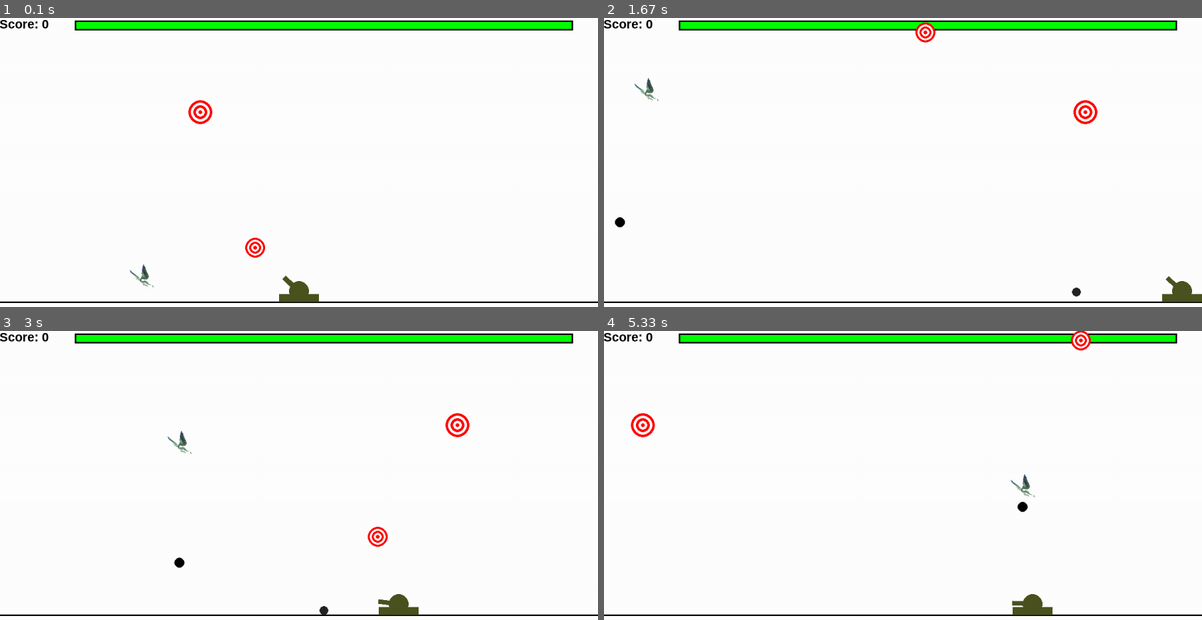
Above: before the commit, frames 1-4 (two rows, left to right).
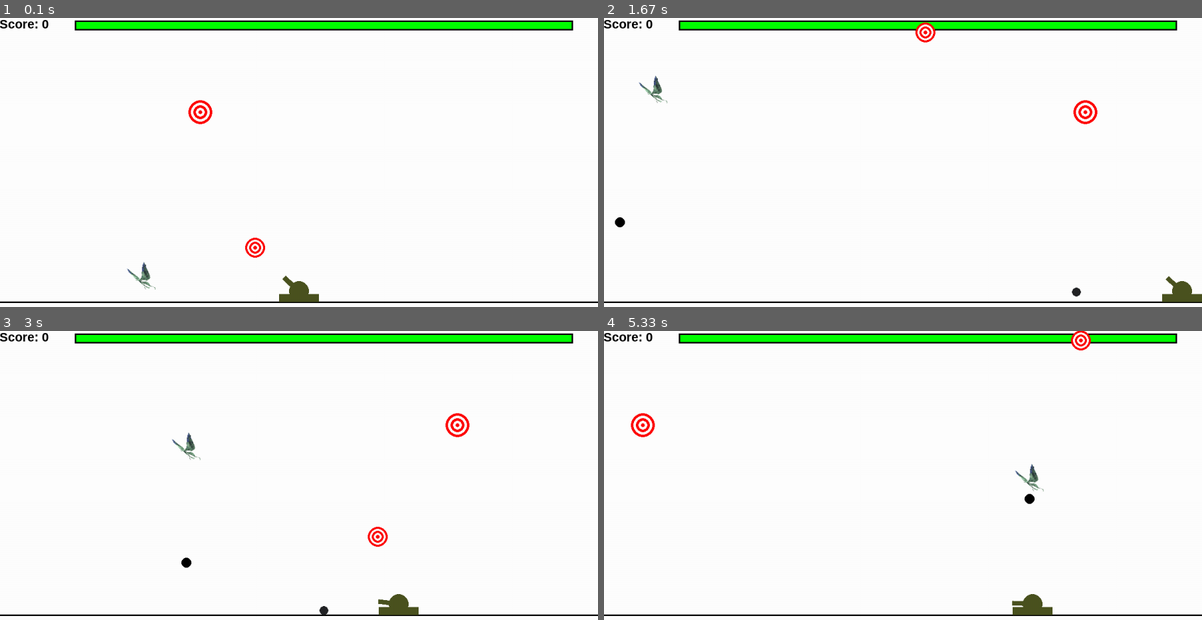
Above: after the commit, the same moments.

Repository: gnorayr/infa_2020_Gevorgyan
Game: pygame game, started from Lab 8 Cannon/Zibil.py
Same seed, same stepped clock (60 frames per second), same inputs: the game is played once before the commit and once after it.
Inputs (mouse positions are in pixels of both pictures, inside the frame that each line leads up to):
- Up to frame 1 (0.1 s): no input
- Up to frame 2 (1.67 s): press the mouse at (1094, 159) at 0.37 s; move the mouse to (998, 174) at 0.47 s; release the mouse at (908, 185) at 0.6 s; hold Right 0.67-1.13 s; click (879, 84) at 0.75 s; hold D 1.17-1.63 s; click (956, 90) at 1.25 s
- Up to frame 3 (3 s): hold Left 1.67-2.2 s; click (221, 501) at 1.75 s; hold A 2.23-2.63 s; click (454, 527) at 2.32 s; hold Right from 2.67 s (still down); click (245, 585) at 2.75 s
- Up to frame 4 (5.33 s): release Right at 3.3 s; hold A 3.33-3.8 s; click (867, 495) at 3.42 s; hold Right 3.83-4.3 s; click (723, 380) at 3.92 s; hold D 4.33-4.8 s; click (867, 452) at 4.42 s; hold Left from 4.83 s (still down); click (759, 593) at 4.92 s

The runs differ from the first frame. In frame 1, 0.1% of the frame differs, in the area x 21-26%, y 84-95%; in frame 2, 0.2%; in frame 3, 0.3%; in frame 4, 0.3%, in the area x 68-74%, y 45-63%.

Commit message:
bugs fixed

Diff:
--- a/Lab 8 Cannon/Zibil.py
+++ b/Lab 8 Cannon/Zibil.py
@@ -7,88 +7,40 @@
 from my_colors import *
 
 pygame.init()
+
 FPS = 60
-screen_x, screen_y = 1200, 600
-screen = pygame.display.set_mode((screen_x, screen_y))
+SCREEN_X, SCREEN_Y = 1200, 600
+screen = pygame.display.set_mode((SCREEN_X, SCREEN_Y))
 
 
 def score_count():
     font = pygame.font.SysFont('arial', 25, True)
     text_1 = font.render("Score: {}".format(score), True, BLACK)
-    screen.blit(text_1, text_1.get_rect(center=(screen_x // 25, screen_y // 50)))
-
-
-class Time:
-    def __init__(self, lap):
+    screen.blit(text_1, text_1.get_rect(center=(SCREEN_X // 25, SCREEN_Y // 50)))
+
+
+class Timer:
+    def __init__(self, lap=1000):
         self.lap = lap
         self.start_time = pygame.time.get_ticks()
 
-    def passed(self):
+    def time_passed(self):
         return pygame.time.get_ticks() > self.start_time + self.lap
 
-    def new_lap(self):
+    def waits(self):
         self.start_time = pygame.time.get_ticks()
 
 
 class Ground:
-    def __init__(self, y=19 * screen_y // 20):
+    def __init__(self, y=19 * SCREEN_Y // 20):
         self.y = y
 
     def draw(self):
-        line(screen, BLACK, (0, self.y), (screen_x, self.y), 3)
-
-
-class Bullet:
-    def __init__(self, x, y, v, r, angle):
-        self.angel = angle
-        self.color = GREY
-        self.x = x
-        self.y = y
-        self.v = v
-        self.vx = v * cos(self.angel)
-        self.vy = v * sin(self.angel)
-        self.r = r
-        self.g = 0.4
-
-    def disappears(self):
-        return self.vx ** 2 + self.vy ** 2 < cannon.start_side / 12 and self.y > ground.y - 20 or \
-               self.y < - 0.3 * screen_y
-
-    def draw(self):
-        circle(screen, self.color, (self.x, self.y), self.r)
-
-    def move(self):
-        self.x += self.vx
-        self.y += self.vy
-        self.vy += self.g
-
-        if self.x + self.r > screen_x:
-            self.vx = -self.vx / 2
-            self.vy = self.vy * 0.8
-            self.x = screen_x - self.r
-        if self.x - self.r < 0:
-            self.vx = -self.vx / 2
-            self.vy = self.vy * 0.8
-            self.x = self.r
-        if self.y + self.r > ground.y:
-            self.vy = -self.vy / 2
-            self.vx = self.vx * 0.8
-            self.y = ground.y - self.r
-
-
-class Bomb(Bullet):
-    def __init__(self, x, y, r, vx, vy):
-        super().__init__(x, y, 0, r, 0)
-        self.vx = vx
-        self.vy = vy
-        self.color = BLACK
-
-    def disappears(self):
-        return self.y >= ground.y - self.r - self.vy
+        line(screen, BLACK, (0, self.y), (SCREEN_X, self.y), 3)
 
 
 class Cannon:
-    def __init__(self, start_side, y, x=screen_x / 2, color=ARMY, width=9):
+    def __init__(self, start_side, y, x=SCREEN_X / 2, color=ARMY, width=9):
         self.color = color
         self.start_side = start_side
         self.side = start_side
@@ -137,12 +89,12 @@
 
     def move(self):
         key = pygame.key.get_pressed()
-        if (key[pygame.K_RIGHT] or key[pygame.K_d]) and self.x + 2 * self.r < screen_x:
+        if (key[pygame.K_RIGHT] or key[pygame.K_d]) and self.x + 2 * self.r < SCREEN_X:
             self.x += self.v
         if (key[pygame.K_LEFT] or key[pygame.K_a]) and self.x - 2 * self.r > 0:
             self.x -= self.v
 
-    def is_touching(self, other: Bullet):
+    def is_touching(self, other):
         dist = ((self.x - other.x) ** 2 + (self.y + self.r - other.y) ** 2) ** 0.5
         return dist <= 2 * self.r + other.r
 
@@ -153,8 +105,63 @@
         return self.health <= 0
 
 
+class Ammunition:
+    def __init__(self, color, x, y, r, vx, vy):
+        self.color = color
+        self.x = x
+        self.y = y
+        self.r = r
+        self.vx = vx
+        self.vy = vy
+        self.g = 0.4
+
+    def draw(self):
+        circle(screen, self.color, (self.x, self.y), self.r)
+
+    def move(self):
+        self.x += self.vx
+        self.y += self.vy
+        self.vy += self.g
+
+        if self.x + self.r > SCREEN_X:
+            self.vx = -self.vx / 2
+            self.vy = self.vy * 0.8
+            self.x = SCREEN_X - self.r
+        if self.x - self.r < 0:
+            self.vx = -self.vx / 2
+            self.vy = self.vy * 0.8
+            self.x = self.r
+        if self.y + self.r > ground.y:
+            self.vy = -self.vy / 2
+            self.vx = self.vx * 0.8
+            self.y = ground.y - self.r
+
+
+class Bullet(Ammunition):
+    def __init__(self, other, r, angle):
+        self.v = 1.3 * (other.side - other.start_side)
+        super().__init__(GREY,
+                         other.x + other.side * cos(other.angle),
+                         other.y + other.side * sin(other.angle),
+                         r,
+                         self.v * cos(angle),
+                         self.v * sin(angle))
+
+    def disappears(self):
+        return self.vx ** 2 + self.vy ** 2 < cannon.start_side / 12 and self.y > ground.y - 20 or \
+               self.y < - 0.3 * SCREEN_Y
+
+
+class Bomb(Ammunition):
+    def __init__(self, other, r):
+        super().__init__(BLACK, other.x, other.y, r, other.vx, other.vy)
+
+    def disappears(self):
+        return self.y >= ground.y - self.r - self.vy
+
+
 class Target:
-    def __init__(self, bottom=screen_y, top=0, left=0, right=screen_x):
+    def __init__(self, bottom=SCREEN_Y, top=0, left=0, right=SCREEN_X):
         self.color = RED
         self.r = ran(20, 25)
         self.right = right
@@ -192,9 +199,10 @@
         return dist <= self.r + other.r
 
 
-class Butterfly(Target):
+class Butterfly(Target, Timer):
     def __init__(self):
-        super().__init__(bottom=ground.y)
+        Target.__init__(self, bottom=ground.y)
+        Timer.__init__(self)
         self.r = ran(25, 35)
         self.v = self.r / 2
 
@@ -219,7 +227,7 @@
 targets = [Target(ground.y) for i in range(2)]
 bullets = []
 bombs = []
-butterflies = [(Butterfly(), Time(1000))]
+butterflies = [Butterfly()]
 while not finished:
     clock.tick(FPS)
     ground.draw()
@@ -231,7 +239,7 @@
 
     butterfly_number = score // 5 + 1
     if len(butterflies) < butterfly_number:
-        butterflies.append((Butterfly(), Time(1000)))
+        butterflies.append(Butterfly())
 
     if cannon.is_dead():
         finished = True
@@ -247,7 +255,7 @@
         bomb.draw()
     for bomb in bombs:
         if cannon.is_touching(bomb):
-            cannon.health -= 10
+            cannon.health -= cannon.max_health / 5
             bombs.remove(bomb)
     for target in targets:
         target.move()
@@ -260,20 +268,23 @@
                 bullets.remove(bullet)
                 score += 1
                 if cannon.health_is_not_full():
-                    cannon.health += 1
-
-    for butterfly, time in butterflies:
+                    cannon.health += cannon.max_health / 50
+
+    for butterfly in butterflies:
         butterfly.move()
         butterfly.draw()
-        if time.passed():
-            time.new_lap()
-            bombs.append(Bomb(butterfly.x, butterfly.y, 10, butterfly.vx, butterfly.vy))
+        if butterfly.time_passed():
+            bombs.append(Bomb(butterfly, 10))
+            butterfly.waits()
     for bullet in bullets:
-        for butterfly, time in butterflies:
+        for butterfly in butterflies:
             if butterfly.is_touching(bullet):
-                butterflies.remove((butterfly, time))
-                butterflies.append((Butterfly(), Time(1000)))
-                bullets.remove(bullet)
+                butterflies.remove(butterfly)
+                butterflies.append(Butterfly())
+                try:
+                    bullets.remove(bullet)
+                except:
+                    print("Congratulations you hit two targets with one shot!!!")
                 score += 1
                 if cannon.health_is_not_full():
                     cannon.health += 1
@@ -285,15 +296,10 @@
             bullet_type_1 = not bullet_type_1
         elif event.type == pygame.MOUSEBUTTONUP and event.button == 1:
             if bullet_type_1:
-                bullets.append(Bullet(cannon.x + cannon.side * cos(cannon.angle),
-                                      cannon.y + cannon.side * sin(cannon.angle),
-                                      1.3 * (cannon.side - cannon.start_side), cannon.width, cannon.angle))
+                bullets.append(Bullet(cannon, cannon.width, cannon.angle))
             else:
                 for delta_angle in range(-1, 2):
-                    bullets.append(Bullet(cannon.x + cannon.side * cos(cannon.angle),
-                                          cannon.y + cannon.side * sin(cannon.angle),
-                                          1.3 * (cannon.side - cannon.start_side), cannon.width / 3,
-                                          cannon.angle + delta_angle / 35))
+                    bullets.append(Bullet(cannon, cannon.width / 3, cannon.angle + delta_angle / 35))
 
     pygame.display.update()
     screen.fill(WHITE)
